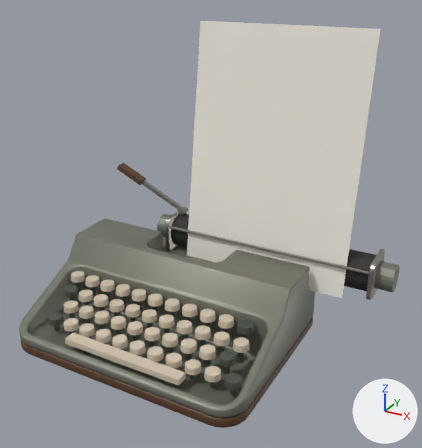
What one commit did to the Blender file tools/blender/typewriter.blend.
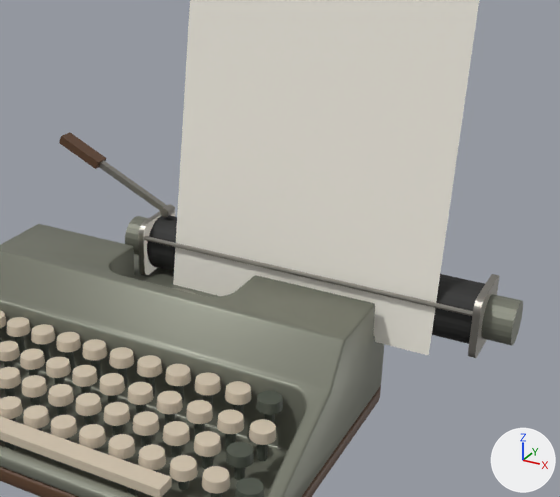
Each version is shown whole from a camera (50 mm lens) standing at (0.34, -0.55, 0.416) and looking at (0.041, -0.006, 0.144), then close up on the part from 19% to 100% of the width and 18% to 86% of the height. Arrows for +X, +Y and +Z are at lower right; the lights stay in place. The first two pictures are the older version.

Before the edit, the objects in view are built like this:
```python
me_key_j = bpy.data.meshes.new('Key_J')
me_key_j.from_pydata(...)  # a 12-sided cylinder along z spanning x -0.0035..0.0035, y -0.0035..0.0035, z -0.0108..0.0032, material slot 1; a 24-sided cut cone along z (radius 0.009 at the low end, 0.0083 at the high end) spanning x -0.009..0.009, y -0.009..0.009, z 0.0032..0.0107, material slot 0
me_key_j.materials.append(mat_mat_keycream)  # beige #d0c2ad
me_key_j.materials.append(mat_mat_keydark)  # dark grey #4a5046
me_key_l = bpy.data.meshes.new('Key_L')
me_key_l.from_pydata(...)  # a 12-sided cylinder along z spanning x -0.0035..0.0035, y -0.0035..0.0035, z -0.0108..0.0032, material slot 1; a 24-sided cut cone along z (radius 0.009 at the low end, 0.0083 at the high end) spanning x -0.009..0.009, y -0.009..0.009, z 0.0032..0.0107, material slot 0
me_key_l.materials.append(mat_mat_keycream)  # beige #d0c2ad
me_key_l.materials.append(mat_mat_keydark)  # dark grey #4a5046
me_paperholder = bpy.data.meshes.new('PaperHolder')
me_paperholder.from_pydata(...)  # 160 vertices, 86 faces; spans x -0.136..0.137, y -0.027..0.023, z -0.023..0.023
me_paperholder.materials.append(mat_mat_metal)  # grey #a8a49c
ob_key_j = bpy.data.objects.new('Key_J', me_key_j)
ob_key_j.location = (0.0413, -0.1005, 0.035)
ob_key_l = bpy.data.objects.new('Key_L', me_key_l)
ob_key_l.location = (0.0882, -0.1005, 0.035)
ob_paperholder = bpy.data.objects.new('PaperHolder', me_paperholder)
ob_paperholder.parent = ob_carriage
ob_paperholder.matrix_parent_inverse = Matrix(((1.0, 0.0, 0.0, -0.085), (0.0, 1.0, 0.0, -0.045), (0.0, 0.0, 1.0, -0.125), (0.0, 0.0, 0.0, 1.0)))
ob_paperholder.location = (0.085, 0.045, 0.125)
# also in view: 'Key_9' at (0.066, -0.06, 0.048); 'Key_Comma' at (0.083, -0.121, 0.029); 'Paper' at (0.085, 0.058, 0.212); 'Platen' at (0.085, 0.064, 0.092); 'Key_U' at (0.047, -0.079, 0.04)
```
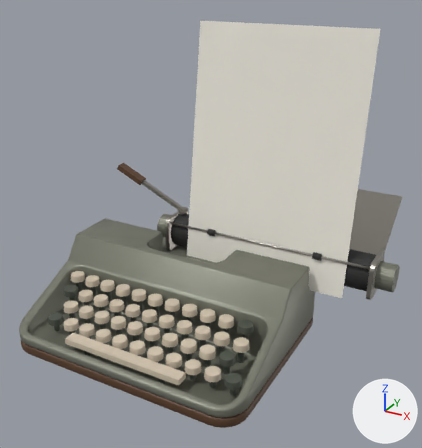
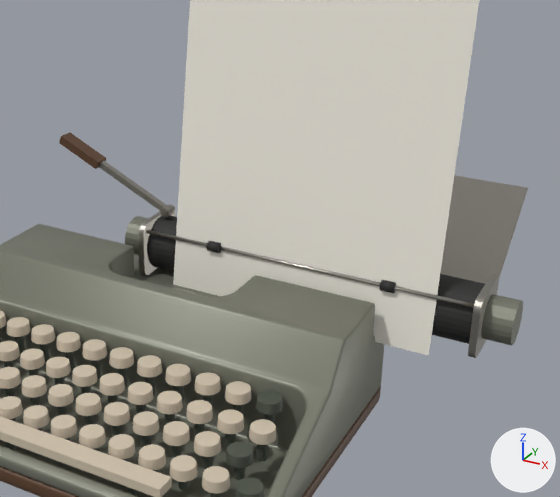
Location of each change, [x1, y1, x2, y2] in pixels of the close-ups (560 x 497 px):
'PaperTable', added: after [440, 175, 528, 284]
part 1 of me_paperholder, added (mostly hidden): after [146, 230, 475, 308]
part 2 of me_paperholder, added: after [206, 241, 221, 253]
part 3 of me_paperholder, added: after [380, 280, 396, 293]
part 4 of me_paperholder, deleted: before [144, 236, 473, 316]

The change, as a list of edits to the scene's bpy script:
```text
Change me_paperholder:
    used by ob_paperholder; parent = ob_carriage; location = (0.085, 0.045, 0.125)
    remove me_paperholder.from_pydata(...)  # 160 vertices, 86 faces; spans x -0.136..0.137, y -0.027..0.023, z -0.023..0.023
    add me_paperholder.from_pydata(...)  # 264 vertices, 142 faces; spans x -0.136..0.137, y -0.027..0.023, z -0.023..0.023
    me_paperholder part 1: a new loose piece, a 12-sided cylinder along x spanning x -0.1335..0.1335, y -0.0225..-0.0195, z 0.0149..0.0179, in mat_mat_metal (grey #a8a49c)
    me_paperholder part 2: a new loose piece, a 24-sided cylinder along x spanning x -0.075..-0.065, y -0.025..-0.017, z 0.0124..0.0204, in mat_mat_platen (black #262625)
    me_paperholder part 3: a new loose piece, a 24-sided cylinder along x spanning x 0.065..0.075, y -0.025..-0.017, z 0.0124..0.0204, in mat_mat_platen (black #262625)
    me_paperholder part 4: the loose piece of 16 vertices spanning x -0.132..0.132, y -0.026..-0.022, z 0.01..0.014 is deleted
    add me_paperholder.materials.append(mat_mat_platen)  # black #262625
Add me_papertable:
    me_papertable.from_pydata(...)  # 32 vertices, 30 faces; spans x -0.132..0.132, y 0.014..0.121, z -0.02..0.055
    me_papertable.materials.append(mat_mat_metal)  # grey #a8a49c
Add ob_papertable:
    ob_papertable = bpy.data.objects.new('PaperTable', me_papertable)
    ob_papertable.parent = ob_carriage
    ob_papertable.location = (0.0, 0.0, 0.0)
```
